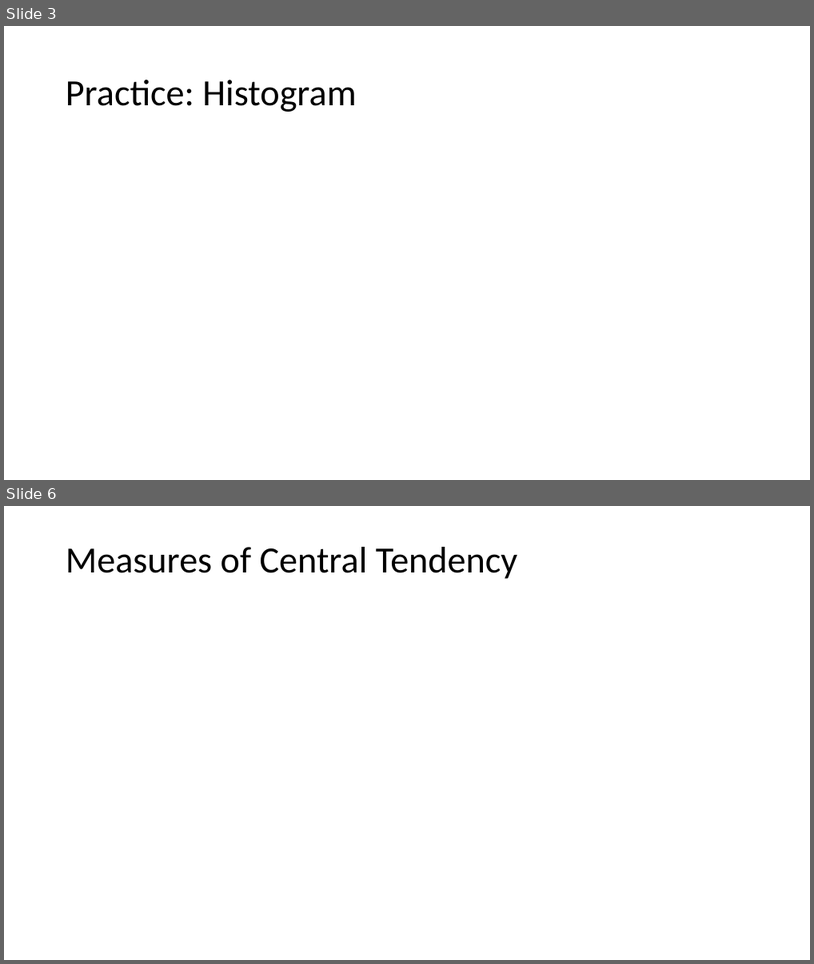
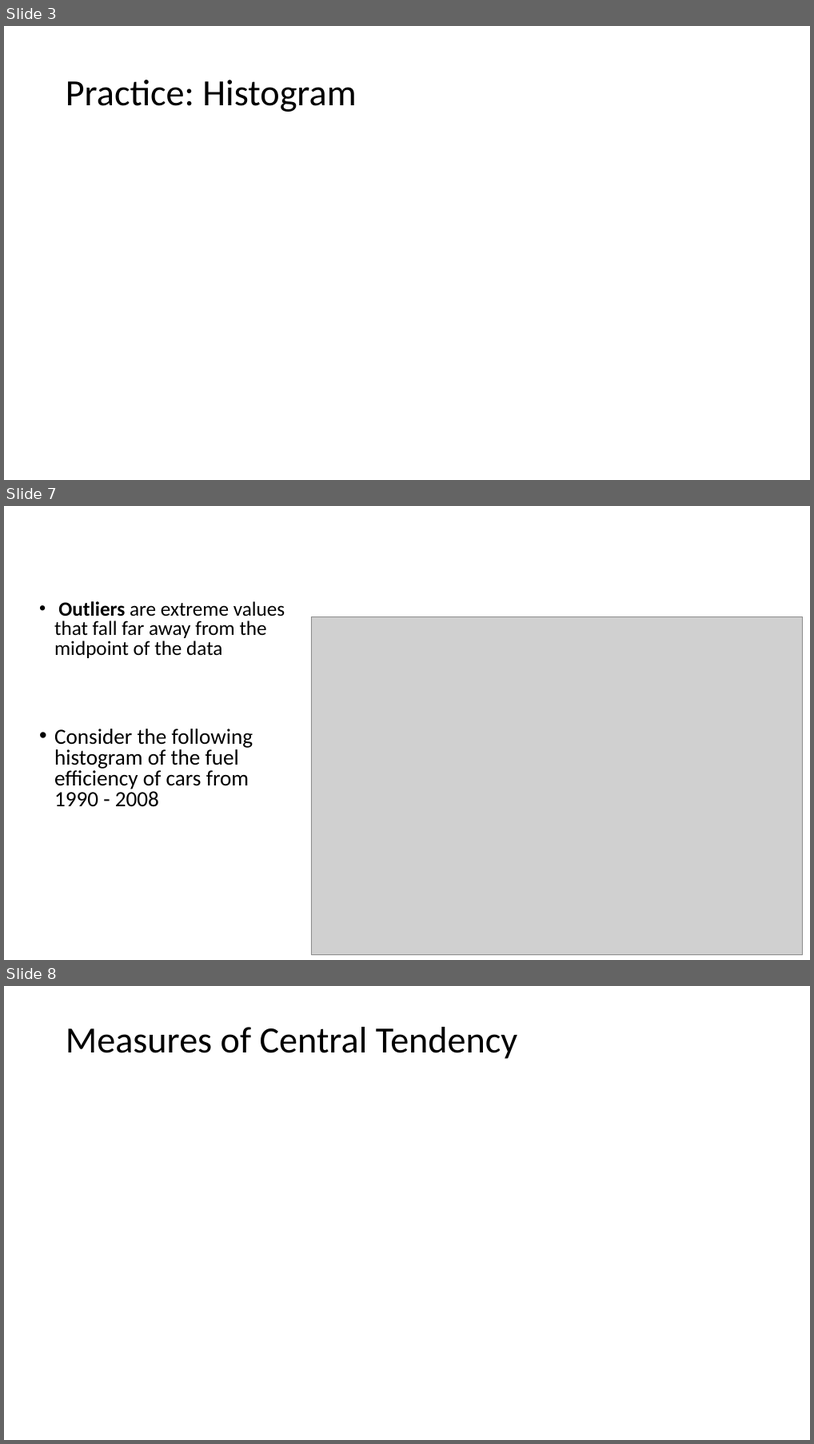
Before and after one commit to Jarred6068/UI_STAT251-03_Spring_2024, a slide deck: docs/lecture_slides/Week 3/Week3_Lecture4_Slides_1_22_2024.pptx. Shown one above the other, each under a label of ours: slides 3 and 6 before the commit, slides 3, 7 and 8 after it; the slides between them are not shown. The pictures are 814x964 and 814x1444 pixels, drawn with LibreOffice and Linux fonts; fonts in the diff are those of the drawing; grey boxes stand for pictures. Boxes give left, top, right and bottom in pixels: in the first picture for what was removed or moved away, otherwise in the second. Text is boxed around its words. In the diff, an @@ line names an element or a change of style, - is before the commit and + after.

```diff
--- a/docs/lecture_slides/Week 3/Week3_Lecture4_Slides_1_22_2024.pptx
+++ b/docs/lecture_slides/Week 3/Week3_Lecture4_Slides_1_22_2024.pptx
@@ slide 7 added at (4,506,810,960), background #FFFFFF @@
@@ text added at (54,601,285,807), 25.9 pt, text #000000 @@
+• Outliers are extreme values that fall far away from the midpoint of the data
+• Consider the following histogram of the fuel efficiency of cars from 1990 - 2008
@@ picture added at (311,616,803,954) @@
@@ what was slide 6 is now slide 8 @@
```
Also in this commit, not shown: 7 slides changed, 6 other slides added, 15 other files.
